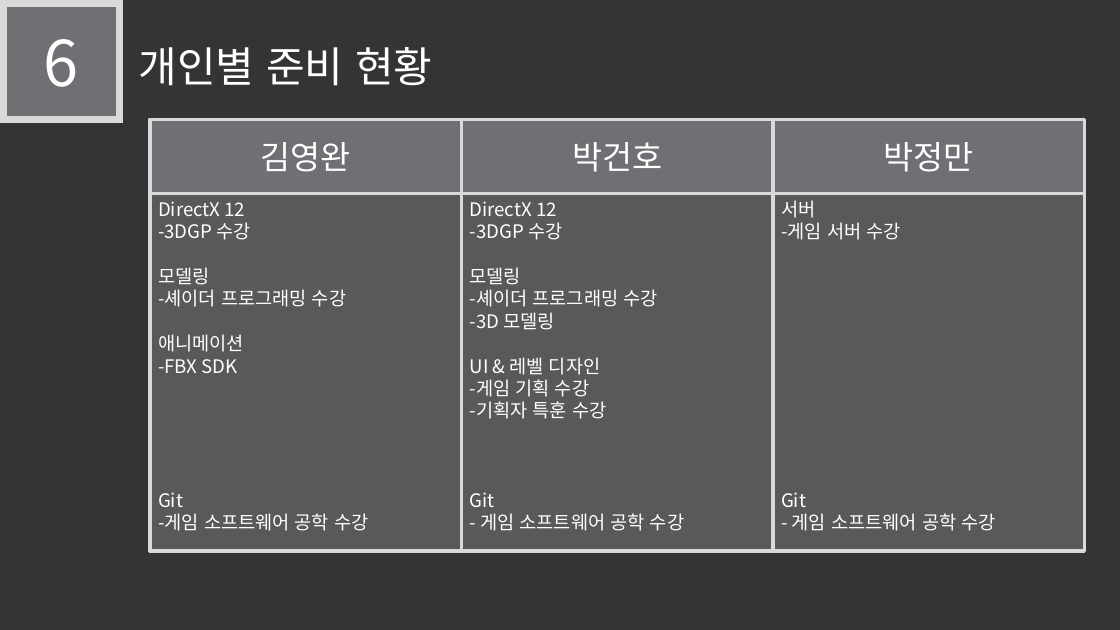
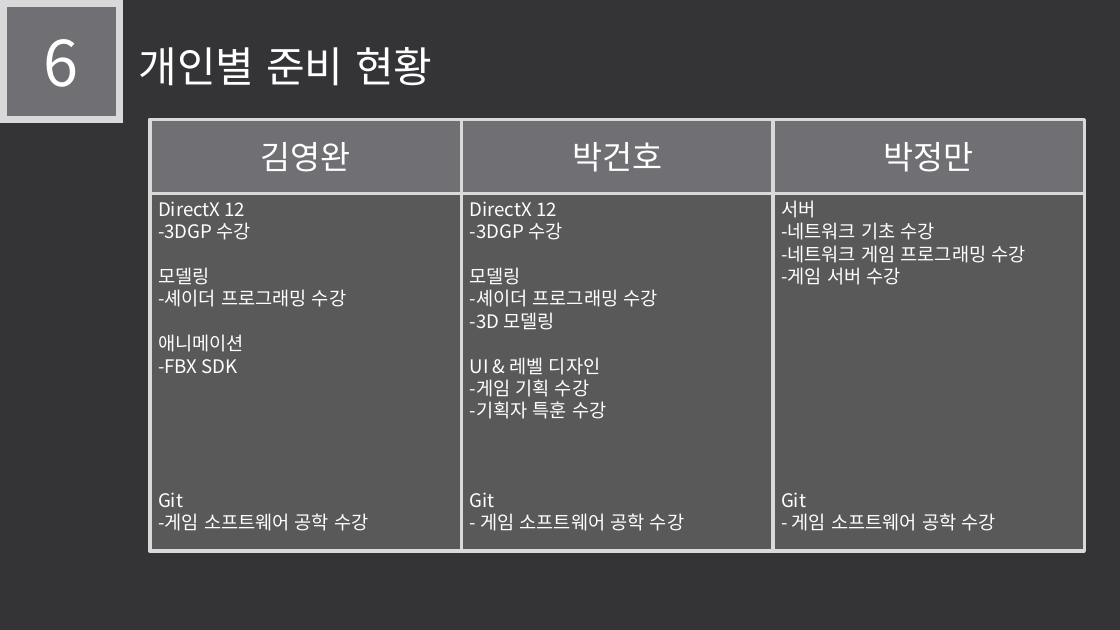
Before and after one commit to LEGO0937/Our_Project, a slide deck: slide 12 of 기획단계/졸작 제안서_α.pptx. Drawn at 1120x630 pixels with LibreOffice and Linux fonts; fonts in the diff are those of the drawing. Boxes give left, top, right and bottom in pixels: in the first picture for what was removed or moved away, otherwise in the second. Text is boxed around its words. In the diff, an @@ line names an element or a change of style, - is before the commit and + after.

```diff
--- a/기획단계/졸작 제안서_α.pptx
+++ b/기획단계/졸작 제안서_α.pptx
@@ text in rectangle at <box>781,222,1026,263</box>: paragraphs added @@
+-네트워크 기초 수강
+-네트워크 게임 프로그래밍 수강
```
Also in this commit, not shown: 3 other slides changed, 3 other files.
